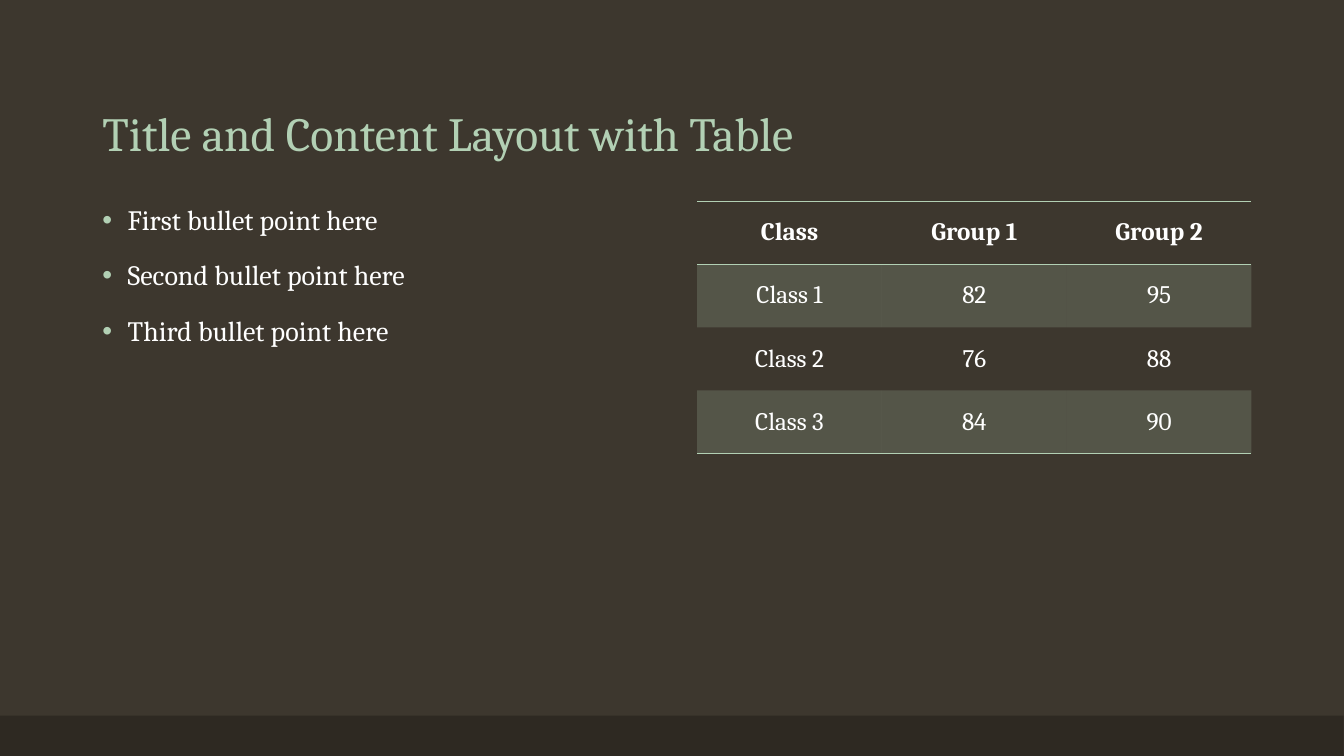
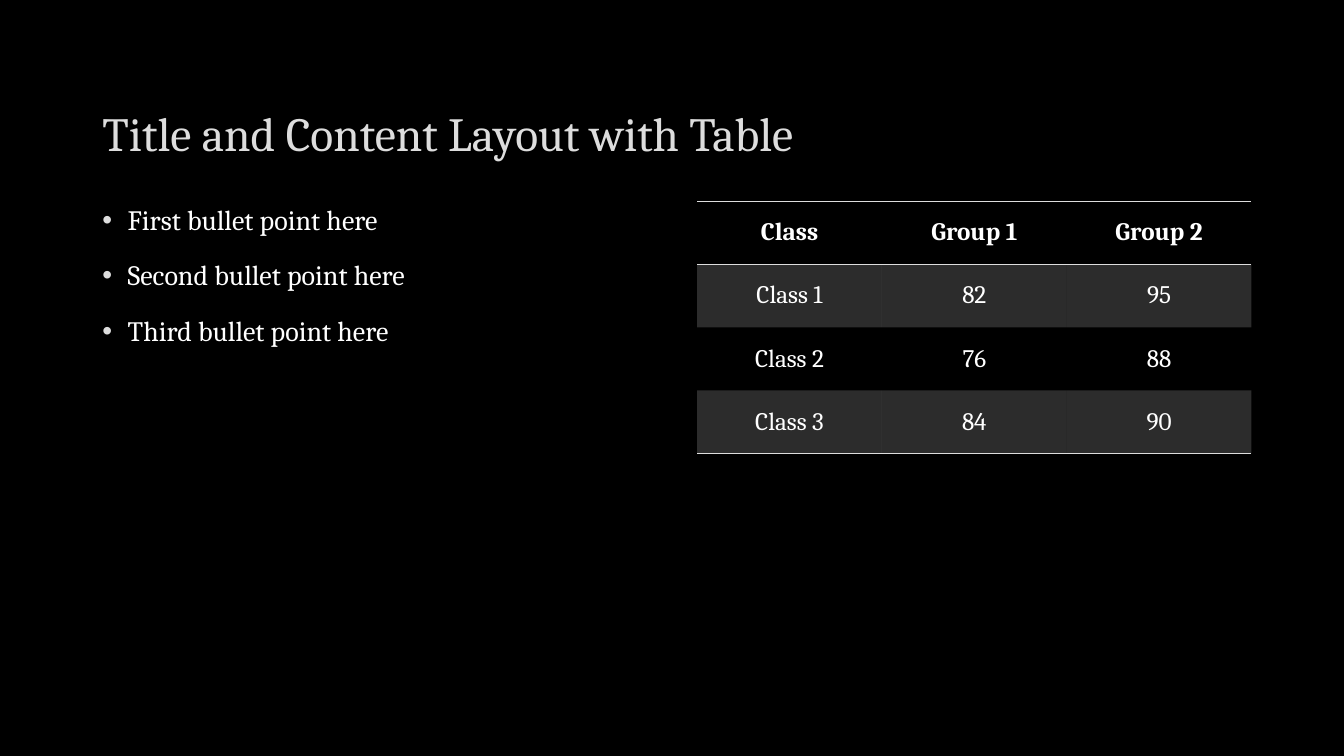
Before and after one commit to ndgigliotti/dsc-phase-2-project, a slide deck: slide 4 of presentation/presentation.pptx. Drawn at 1344x756 pixels with LibreOffice and Linux fonts; fonts in the diff are those of the drawing. Boxes give left, top, right and bottom in pixels: in the first picture for what was removed or moved away, otherwise in the second. Text is boxed around its words. In the diff, an @@ line names an element or a change of style, - is before the commit and + after.

```diff
--- a/presentation/presentation.pptx
+++ b/presentation/presentation.pptx
@@ background #3D372E to #000000 @@
@@ title "Title and Content Layout with ..." at (102, 118, 793, 161): text colour #B2D0B4 to #DDDDDD @@
@@ text "First bullet point here" at (128, 210, 405, 347): bullet colour #B2D0B4 to #DDDDDD @@
@@ table at (698, 202, 1251, 454) @@
@@ fill #B2D0B4 at 20% opacity to #DDDDDD at 20% opacity in 6 cells @@
@@ borders changed @@
@@ rectangle removed at (0, 716, 1344, 756) @@
```
Also in this commit, not shown: 9 other slides changed, 1 slide added, 1 slide removed, 2 other files.
